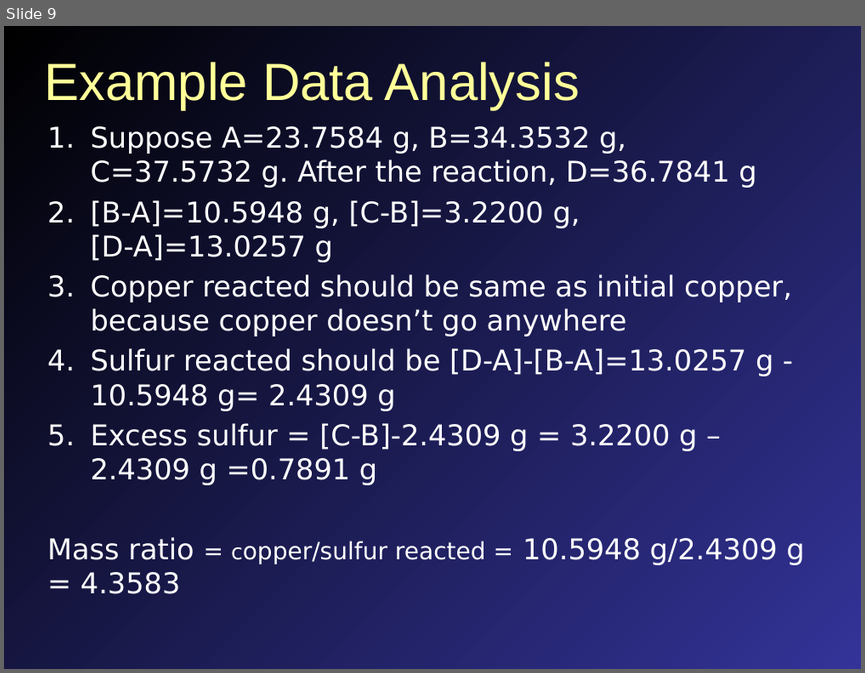
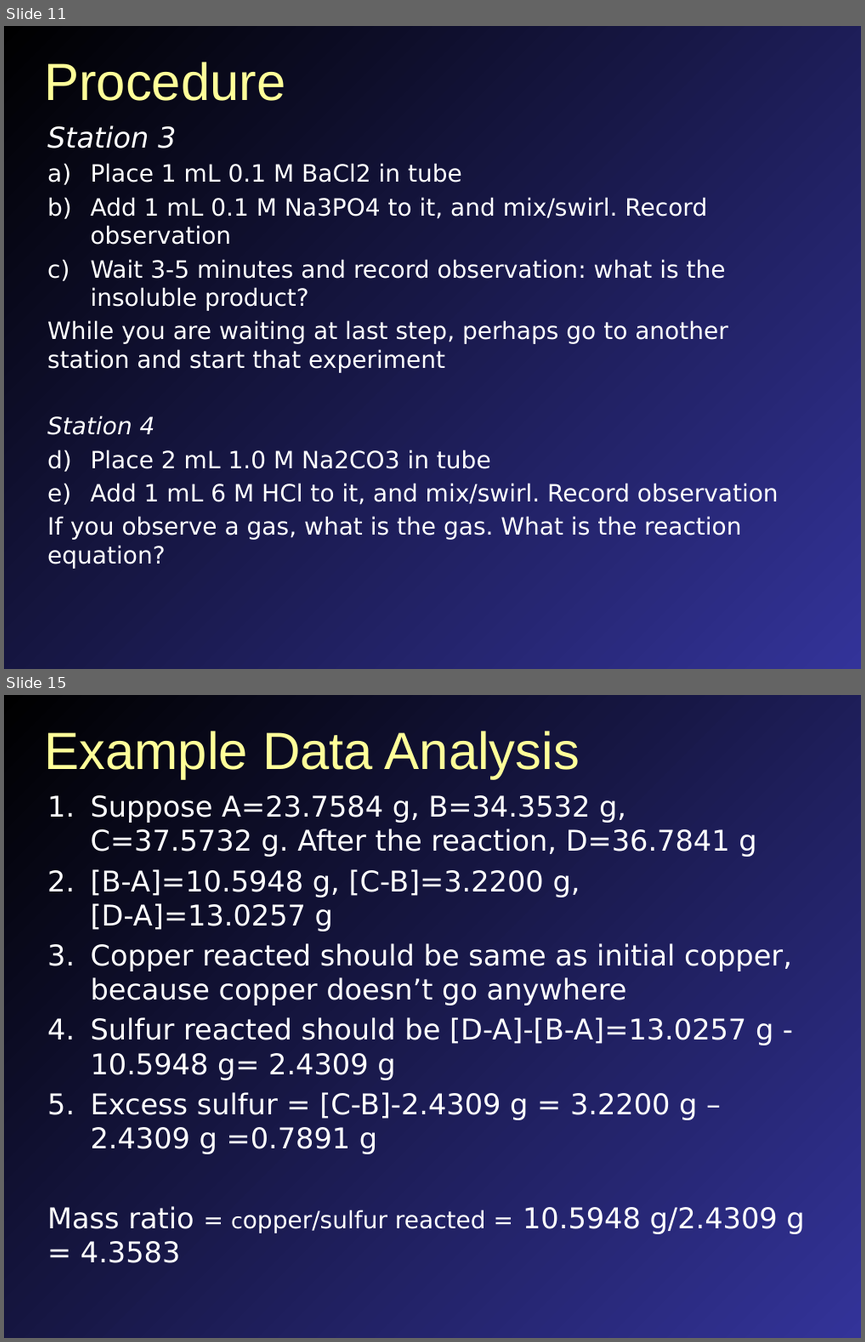
Before and after one commit to mavigozler/mavigozler.github.io, a slide deck: Teaching/Chemistry/Labs/FCC Chem 3A Expt 10a Types of Reactions.pptx. Shown one above the other, each under a label of ours: slide 9 before the commit, slides 11 and 15 after it; the slides between them are not shown. The pictures are 865x673 and 865x1342 pixels, drawn with LibreOffice and Linux fonts; fonts in the diff are those of the drawing. Boxes give left, top, right and bottom in pixels: in the first picture for what was removed or moved away, otherwise in the second. Text is boxed around its words. In the diff, an @@ line names an element or a change of style, - is before the commit and + after.

```diff
--- a/Teaching/Chemistry/Labs/FCC Chem 3A Expt 10a Types of Reactions.pptx
+++ b/Teaching/Chemistry/Labs/FCC Chem 3A Expt 10a Types of Reactions.pptx
@@ slide 11 added at bbox=[4, 26, 861, 669], background gradient #000000 to #333399 @@
@@ title added at bbox=[44, 62, 285, 101], 44 pt, text #FFFF99 @@
+Procedure
@@ text added at bbox=[47, 125, 778, 568], 20 pt, text #FFFFFF @@
+Station 3
+a) Place 1 mL 0.1 M BaCl2 in tube
+b) Add 1 mL 0.1 M Na3PO4 to it, and mix/swirl. Record observation
+c) Wait 3-5 minutes and record observation: what is the insoluble product?
+While you are waiting at last step, perhaps go to another station and start that experiment
+Station 4
+a) Place 2 mL 1.0 M Na2CO3 in tube
+b) Add 1 mL 6 M HCl to it, and mix/swirl. Record observation
+If you observe a gas, what is the gas. What is the reaction equation?
@@ what was slide 9 is now slide 15 @@
```
Also in this commit, not shown: 4 slides changed, 7 other slides added, 2 slides removed, 42 other files.
